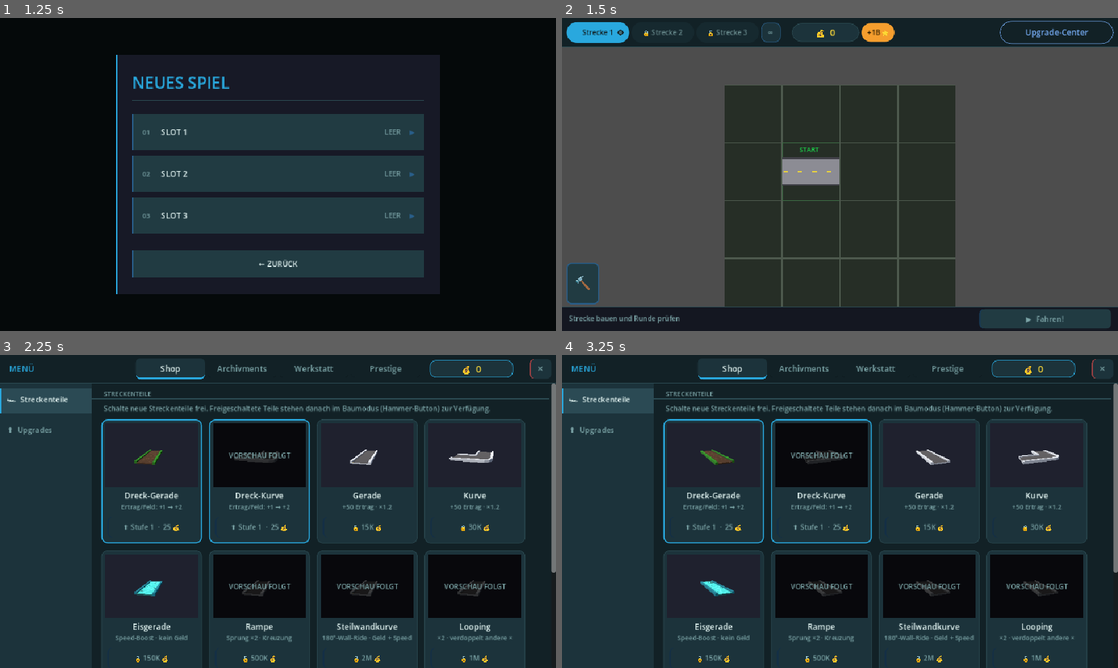
Above: before the commit, frames 1-4 (two rows, left to right).
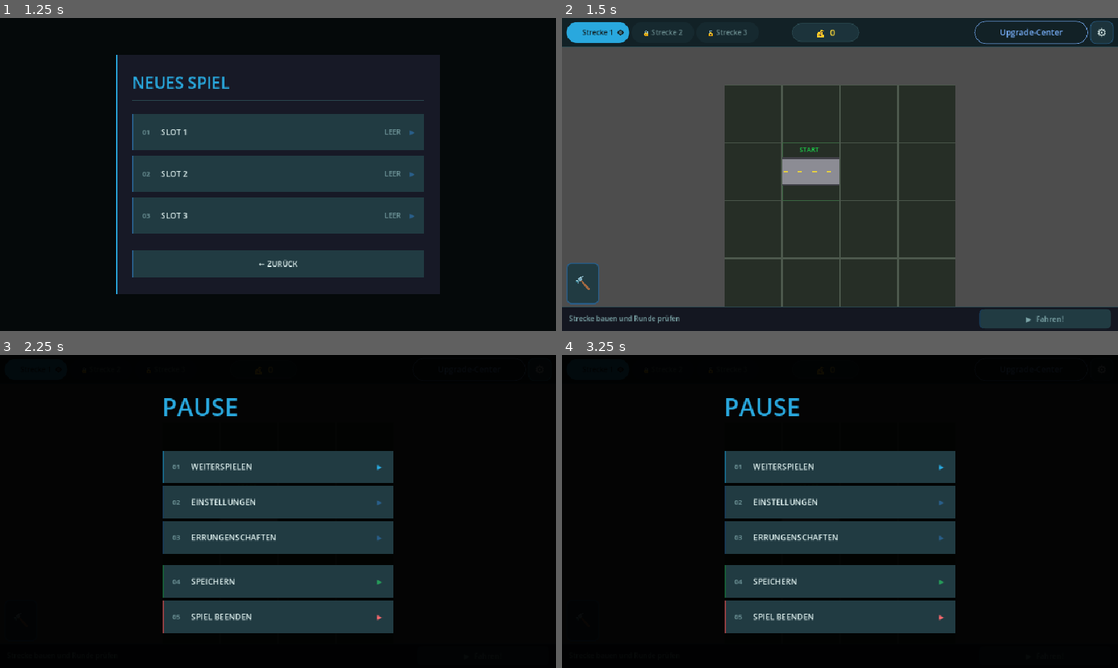
Above: after the commit, the same moments.

Repository: CivoAA/race-game
Game: Godot game, scene res://scenes/MainMenu.tscn
Same seed, same stepped clock (60 frames per second), same inputs: the game is played once before the commit and once after it.
Inputs (mouse positions are in pixels of both pictures, inside the frame that each line leads up to):
- Up to frame 1 (1.25 s): click (278, 136) at 0.52 s
- Up to frame 2 (1.5 s): click (840, 130) at 1.27 s
- Up to frame 3 (2.25 s): click (539, 370) at 2 s, where only the run after the commit has a clickable "⚙"
- Up to frame 4 (3.25 s): click (595, 370) at 2.75 s, where only the run before the commit has a clickable "Strecke 1"

Frame 1 is identical in both runs. In frame 2, 0.8% of the frame differs, in the area x 35-100%, y 0-9%; in frame 3, 85%; in frame 4, 85%, in the area x 0-100%, y 0-100%.

Commit message:
mobile settings fix

Diff:
--- a/scripts/Economy.gd
+++ b/scripts/Economy.gd
@@ -255,6 +255,9 @@
 var _active_track: int = 0
 var _tracks: Array = []   # TRACK_COUNT Einträge
 var endless_mode: bool = false   # Kein Timer, Geld wird live gutgeschrieben
+# Globale Einstellung (slot-unabhängig, in user://settings.cfg): blendet die Cheat-Buttons
+# (Endlos-Modus ∞ und +1B ⭐) in der oberen Leiste ein/aus.
+var cheat_mode: bool = false
 
 signal run_ended(track_idx: int, earned: int)
 # Eine (oder mehrere) Runde(n) wurden gutgeschrieben (Auto über die Startlinie) – Betrag = Summe.
@@ -271,6 +274,8 @@
 signal prestige_changed
 # Auto-Lackierung wurde in der Werkstatt geändert → 3D-Autos färben sich live um.
 signal car_paint_changed
+# Cheat-Modus (globale Einstellung) wurde umgeschaltet → HUD blendet die Cheat-Buttons ein/aus.
+signal cheat_mode_changed
 
 
 # ── Freischaltbare Shop-Tiles ───────────────────────────────────────────────────
@@ -346,7 +351,29 @@
 
 
 func _ready() -> void:
+	_load_settings()
 	_init_tracks()
+
+
+# ── Globale Einstellungen (slot-unabhängig, user://settings.cfg) ────────────────
+
+func _load_settings() -> void:
+	var cfg := ConfigFile.new()
+	cfg.load(Paths.SETTINGS_FILE)   # fehlende Datei → Defaults
+	cheat_mode = bool(cfg.get_value("cheats", "enabled", false))
+
+
+# Cheat-Modus live anwenden und Hörer benachrichtigen (HUD blendet die Cheat-Buttons um).
+# Die Persistenz in user://settings.cfg erfolgt über den Einstellungen-Speicherfluss im
+# Pause-Menü (PauseMenu) – hier wird bewusst NICHT auf die Platte geschrieben.
+# Beim Ausschalten wird ein evtl. laufender Endlos-Modus beendet, da sein Button verschwindet.
+func apply_cheat_mode(val: bool) -> void:
+	if cheat_mode == val:
+		return
+	cheat_mode = val
+	if not cheat_mode:
+		endless_mode = false
+	cheat_mode_changed.emit()
 
 
 func _init_tracks() -> void:
--- a/scripts/GameHUD.gd
+++ b/scripts/GameHUD.gd
@@ -25,16 +25,19 @@
 const R_PAD      = 8
 const UC_W       = 196   # Upgrade-Center (großer, beschrifteter Button)
 const UC_H       = 40
+const COG_W      = 40    # Einstellungen-Zahnrad (ganz rechts, neben dem Upgrade-Center)
 const VIEW_W     = 42
 const BTN_GAP    = 4
 const BTN_H      = 34
 const BTN_Y      = (BAR_H - BTN_H) / 2
 const UC_Y       = (BAR_H - UC_H) / 2
 
-# Berechnete x-Positionen (von rechts nach links)
-const UC_X    = VIEWPORT_W - R_PAD - UC_W                         # 756
-const V3D_X   = UC_X - BTN_GAP - VIEW_W                           # 710
-const V2D_X   = V3D_X - BTN_GAP - VIEW_W                          # 664
+# Berechnete x-Positionen (von rechts nach links): ganz rechts der Cog, links daneben das
+# Upgrade-Center.
+const COG_X   = VIEWPORT_W - R_PAD - COG_W                        # 912
+const UC_X    = COG_X - BTN_GAP - UC_W                            # 712
+const V3D_X   = UC_X - BTN_GAP - VIEW_W                           # 666
+const V2D_X   = V3D_X - BTN_GAP - VIEW_W                          # 620
 
 # Tab-Block (links)
 const TAB_W   = 108
@@ -59,6 +62,8 @@
 var _view_3d_btn:  Button           = null
 var _shop_btn:     Button           = null
 var _endless_btn:  Button           = null
+var _debug_btn:    Button           = null   # „+1B ⭐"-Cheat-Button
+var _cog_btn:      Button           = null   # Einstellungen-Zahnrad (öffnet das Pause-Menü)
 
 signal tab_changed(idx: int)
 signal build_mode_toggled(active: bool)
@@ -77,6 +82,8 @@
 	# Prestige kann Strecken freischalten → Tabs neu bewerten (Sperre/Beschriftung).
 	Economy.prestige_changed.connect(_refresh_tabs)
 	Economy.slot_changed.connect(func(_s): _refresh_tabs())
+	# Cheat-Modus-Einstellung blendet die Cheat-Buttons (∞ und +1B ⭐) ein/aus.
+	Economy.cheat_mode_changed.connect(_refresh_cheat_visibility)
 
 
 func _on_lap_credited(_track_idx: int, amount: int) -> void:
@@ -154,31 +161,37 @@
 	_currency_lbl.add_theme_color_override("font_color", Color(1.0, 0.86, 0.22))
 	add_child(_currency_lbl)
 
-	# „+1B"-Badge (amber, abgerundet) – direkt rechts an der Geld-Pille (Debug: +1 Mrd & +100 ⭐)
-	var debug_btn := Button.new()
-	debug_btn.text     = "+1B ⭐"
-	debug_btn.position = Vector2(group_x + MONEY_PILL_W + MONEY_GAP, pill_y)
-	debug_btn.size     = Vector2(BADGE_W, 32)
-	debug_btn.focus_mode = Control.FOCUS_NONE
-	debug_btn.mouse_default_cursor_shape = Control.CURSOR_POINTING_HAND
-	debug_btn.add_theme_font_size_override("font_size", 12)
+	# „+1B"-Badge (amber, abgerundet) – direkt rechts an der Geld-Pille (Cheat: +1 Mrd & +100 ⭐)
+	_debug_btn = Button.new()
+	_debug_btn.text     = "+1B ⭐"
+	_debug_btn.position = Vector2(group_x + MONEY_PILL_W + MONEY_GAP, pill_y)
+	_debug_btn.size     = Vector2(BADGE_W, 32)
+	_debug_btn.focus_mode = Control.FOCUS_NONE
+	_debug_btn.mouse_default_cursor_shape = Control.CURSOR_POINTING_HAND
+	_debug_btn.add_theme_font_size_override("font_size", 12)
 	var badge_n := StyleBoxFlat.new()
 	badge_n.bg_color = Color(0.96, 0.62, 0.18)
 	badge_n.set_corner_radius_all(16)
 	var badge_h := badge_n.duplicate() as StyleBoxFlat
 	badge_h.bg_color = Color(1.0, 0.71, 0.30)
-	debug_btn.add_theme_stylebox_override("normal",  badge_n)
-	debug_btn.add_theme_stylebox_override("hover",   badge_h)
-	debug_btn.add_theme_stylebox_override("pressed", badge_n)
-	debug_btn.add_theme_stylebox_override("focus",   badge_n)
-	debug_btn.add_theme_color_override("font_color", Color(0.20, 0.12, 0.0))
-	debug_btn.pressed.connect(func(): Economy.add(1_000_000_000); Economy.add_prestige_points(100))
-	add_child(debug_btn)
+	_debug_btn.add_theme_stylebox_override("normal",  badge_n)
+	_debug_btn.add_theme_stylebox_override("hover",   badge_h)
+	_debug_btn.add_theme_stylebox_override("pressed", badge_n)
+	_debug_btn.add_theme_stylebox_override("focus",   badge_n)
+	_debug_btn.add_theme_color_override("font_color", Color(0.20, 0.12, 0.0))
+	_debug_btn.pressed.connect(func(): Economy.add(1_000_000_000); Economy.add_prestige_points(100))
+	add_child(_debug_btn)
 
 	# Rechter Block: Upgrade-Center (gefüllte Akzent-Pille)
 	_shop_btn = _make_uc_btn("Upgrade-Center", Vector2(UC_X, UC_Y), UC_W, UC_H)
 	_shop_btn.pressed.connect(_on_shop_pressed)
 	add_child(_shop_btn)
+
+	# Einstellungen-Zahnrad (ganz rechts) – öffnet das Pause-Menü.
+	_cog_btn = _make_btn("⚙", Vector2(COG_X, UC_Y), COG_W, UC_H)
+	_cog_btn.add_theme_font_size_override("font_size", 20)
+	_cog_btn.pressed.connect(_on_settings_pressed)
+	add_child(_cog_btn)
 
 	# Endlos-Modus-Toggle (links neben Währungsanzeige)
 	_endless_btn = _make_btn("∞", Vector2(344, BTN_Y), 34, BTN_H)
@@ -188,6 +201,7 @@
 
 	_refresh_tabs()
 	_refresh_view_buttons()
+	_refresh_cheat_visibility()
 
 
 func _make_btn(txt: String, pos: Vector2, w: float, h: float) -> Button:
@@ -454,6 +468,22 @@
 	return _build_active
 
 
+# ── Einstellungen / Cheat-Buttons ───────────────────────────────────────────────
+
+# Zahnrad → Pause-Menü öffnen (dort liegt unter „Einstellungen" der Cheat-Modus).
+func _on_settings_pressed() -> void:
+	PauseMenu.open_pause()
+
+
+# Blendet die Cheat-Buttons (∞ und +1B ⭐) je nach Einstellung ein/aus.
+func _refresh_cheat_visibility() -> void:
+	if _endless_btn != null:
+		_endless_btn.visible = Economy.cheat_mode
+	if _debug_btn != null:
+		_debug_btn.visible = Economy.cheat_mode
+	_refresh_endless_btn()
+
+
 func _on_endless_toggled() -> void:
 	Economy.endless_mode = not Economy.endless_mode
 	_refresh_endless_btn()
--- a/scripts/PauseMenu.gd
+++ b/scripts/PauseMenu.gd
@@ -4,7 +4,7 @@
 const WINDOW_MODES  = ["Fenster", "Rahmenlos", "Vollbild"]
 const UI_SCALES     = [["Klein (80%)", 0.8], ["Normal (100%)", 1.0], ["Groß (125%)", 1.25], ["Sehr groß (150%)", 1.5]]
 # Kategorien der Side-Nav in den Einstellungen
-const SETTINGS_CATS = [["🌐", "Sprache"], ["🔊", "Audio"], ["🖥", "Anzeige"], ["🎮", "Steuerung"]]
+const SETTINGS_CATS = [["🌐", "Sprache"], ["🔊", "Audio"], ["🖥", "Anzeige"], ["🎮", "Steuerung"], ["🎲", "Cheats"]]
 const SETTINGS_BASE = Vector2i(960, 540)   # Basis-Auflösung für UI-Skalierung
 
 const C_SURFACE   := Color(0.13, 0.23, 0.26)
@@ -35,6 +35,7 @@
 var _window_option:    OptionButton
 var _ui_scale_option:  OptionButton
 var _placement_switch: CheckButton
+var _cheat_switch:     CheckButton
 var _lbl_master_val: Label
 var _lbl_music_val:  Label
 var _lbl_sfx_val:    Label
@@ -88,6 +89,15 @@
 	visible = true
 	get_tree().paused = true
 	_show_pause()
+
+
+# Öffentlicher Einstieg (z. B. vom Zahnrad-Button im GameHUD). Im Hauptmenü ohne Wirkung.
+func open_pause() -> void:
+	var scene := get_tree().current_scene
+	if scene == null or scene.name == "MainMenu":
+		return
+	if not visible:
+		_open()
 
 
 func _resume() -> void:
@@ -339,6 +349,21 @@
 	_placement_switch = _make_placement_switch()
 	_placement_switch.toggled.connect(_on_placement_toggled)
 	place_row.add_child(_placement_switch)
+
+	# Kategorie 4 – Cheats
+	var v4 := _new_settings_cat(holder)
+	_add_section_label(v4, "CHEAT-MODUS")
+	var cheat_row := _make_hrow(v4)
+	_make_row_label(cheat_row, "Cheat-Modus:")
+	_cheat_switch = _make_placement_switch()
+	_cheat_switch.toggled.connect(_on_cheat_toggled)
+	cheat_row.add_child(_cheat_switch)
+	var cheat_hint := Label.new()
+	cheat_hint.text = "Zeigt den Endlos-Modus (∞) und den +1B ⭐ Button in der oberen Leiste an."
+	cheat_hint.add_theme_font_size_override("font_size", 11)
+	cheat_hint.add_theme_color_override("font_color", C_TEXT_DIM)
+	cheat_hint.autowrap_mode = TextServer.AUTOWRAP_WORD
+	v4.add_child(cheat_hint)
 
 	_show_settings_cat(0)
 
@@ -881,6 +906,10 @@
 	_placement_switch.button_pressed = slow
 	_update_placement_switch_text(slow)
 
+	var cheat := bool(settings.get_value("cheats", "enabled", false))
+	_cheat_switch.button_pressed = cheat
+	_cheat_switch.text = "An" if cheat else "Aus"
+
 	_loading_settings = false
 
 
@@ -932,6 +961,15 @@
 	var scene := get_tree().current_scene
 	if scene != null and scene.has_method("set_placement_mode"):
 		scene.set_placement_mode(mode)
+	_settings_dirty = true
+
+
+func _on_cheat_toggled(pressed: bool) -> void:
+	_cheat_switch.text = "An" if pressed else "Aus"
+	if _loading_settings: return
+	settings.set_value("cheats", "enabled", pressed)
+	# Live anwenden, damit die Cheat-Buttons (∞ / +1B ⭐) sofort ein-/ausblenden.
+	Economy.apply_cheat_mode(pressed)
 	_settings_dirty = true
 
 
@@ -967,6 +1005,7 @@
 	_apply_window_mode(settings.get_value("options", "window_mode", 0))
 	_apply_ui_scale(float(settings.get_value("options", "ui_scale", 1.0)))
 	TranslationServer.set_locale(settings.get_value("options", "language", "de"))
+	Economy.apply_cheat_mode(bool(settings.get_value("cheats", "enabled", false)))
 	_settings_dirty = false
 	_show_pause()
 
